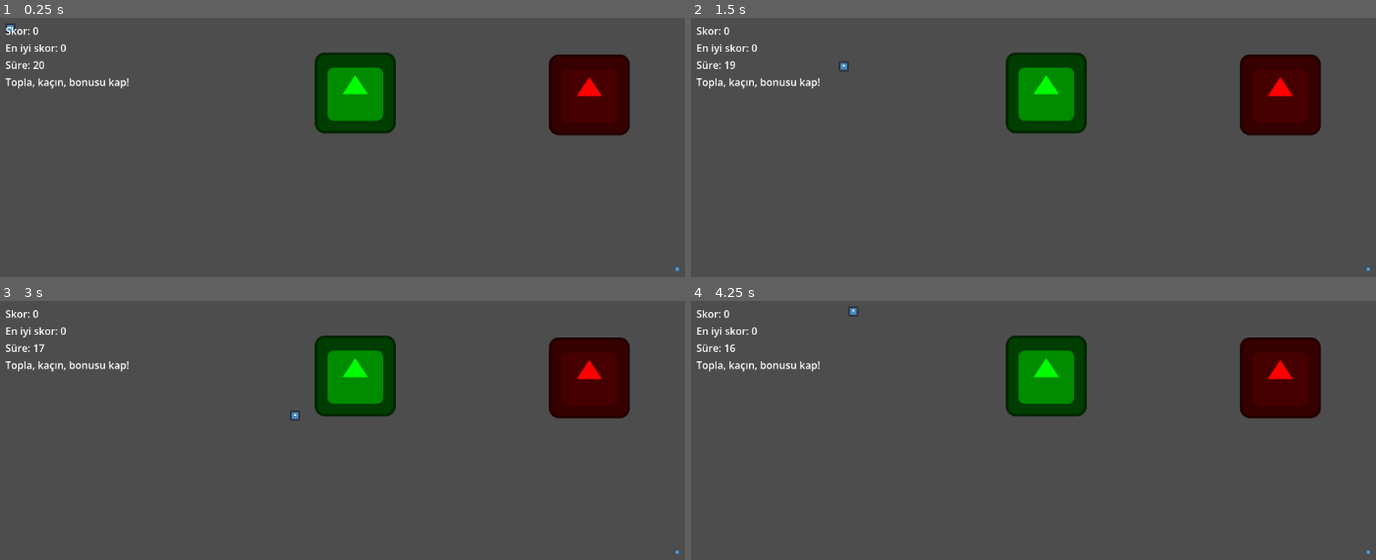
Above: before the commit, frames 1-4 (two rows, left to right).
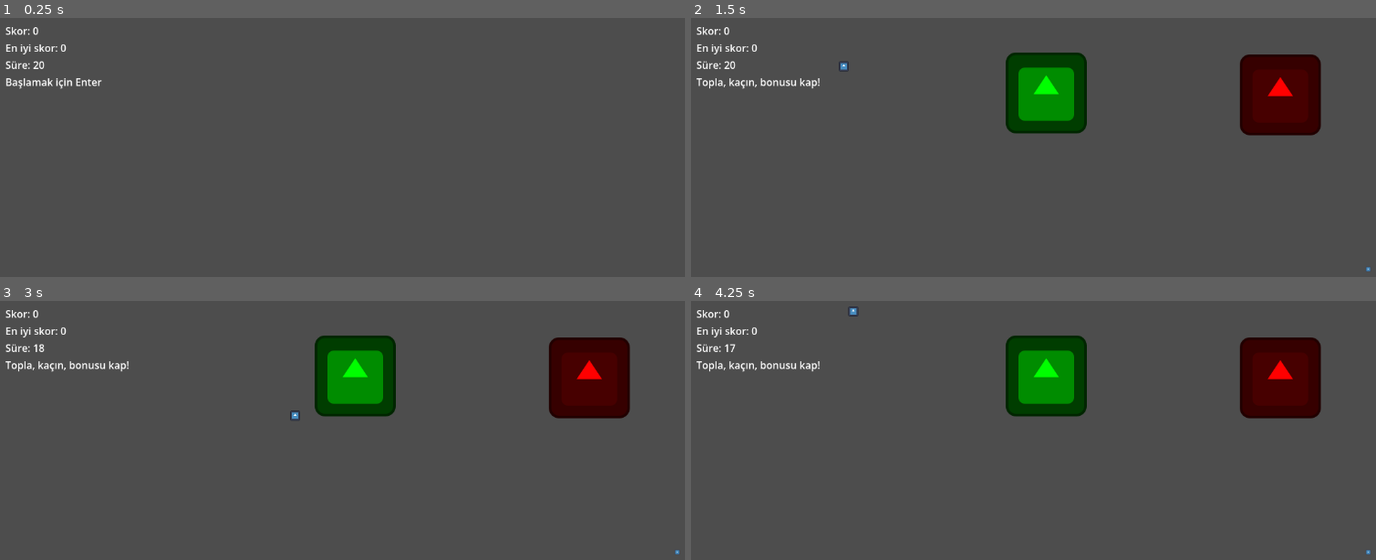
Above: after the commit, the same moments.

Repository: kilicaslanyusuf/week-01-button-test
Game: Godot game, scene res://collector_game.tscn
The game is run twice, just before and just after one commit, with the same random seed, the same clock (stepped at 60 frames per second) and the same inputs. This scene is started directly instead of the project's main scene. The engine's default icon, where the game draws it, is replaced by a stand-in: a white triangle on a blue panel in a dark square.
Inputs:
- Up to frame 1 (0.25 s): no input
- Up to frame 2 (1.5 s): tap Enter (ui_accept) at 0.5, 0.6, 0.77, 1.07, 1.35 s; hold Right (ui_right) 0.53-1.28 s; hold Down (ui_down) from 1.28 s (still down)
- Up to frame 3 (3 s): tap Enter (ui_accept) at 1.52, 1.82, 2, 2.1, 2.75, 2.85 s; release Down (ui_down) at 2.03 s; hold Right (ui_right) 2.03-2.78 s; hold Up (ui_up) from 2.78 s (still down)
- Up to frame 4 (4.25 s): tap Enter (ui_accept) at 3.02, 3.32, 3.6, 3.77, 4.07 s; release Up (ui_up) at 3.53 s; hold Left (ui_left) from 3.53 s (still down)

The runs differ from the first frame. In frame 1, 7.7% of the frame differs, in the area x 0-100%, y 2-98%; in frame 2, less than 0.1%; in frame 3, less than 0.1%; in frame 4, less than 0.1%.

Commit message:
Add start screen flow to collector game

Diff:
--- a/game.gd
+++ b/game.gd
@@ -20,20 +20,37 @@
 
 func _ready():
 	rng.randomize()
-	start_new_game()
+	show_start_screen()
+
+func show_start_screen():
+	score = 0
+	time_left = 20
+	game_active = false
+	game_timer.stop()
+	message_timer.stop()
+	set_world_visible(false)
+	update_ui()
+	status_label.text = "Başlamak için Enter"
 
 func start_new_game():
 	score = 0
 	time_left = 20
 	game_active = true
-	set_default_status()
+	set_world_visible(true)
 
 	move_collectible([])
 	move_hazard([collectible.global_position])
 	move_bonus([collectible.global_position, hazard.global_position])
 
 	update_ui()
+	set_default_status()
 	game_timer.start()
+
+func set_world_visible(is_visible: bool):
+	player.visible = is_visible
+	collectible.visible = is_visible
+	hazard.visible = is_visible
+	bonus.visible = is_visible
 
 func _physics_process(_delta):
 	if game_active:
@@ -97,8 +114,8 @@
 		if score > best_score:
 			best_score = score
 
+		update_ui()
 		show_temp_status("Topladın!")
-		update_ui()
 		move_collectible([hazard.global_position, bonus.global_position])
 
 func check_hazard():
@@ -108,8 +125,8 @@
 		if time_left < 0:
 			time_left = 0
 
+		update_ui()
 		show_temp_status("Çarptın! -3 saniye")
-		update_ui()
 		move_hazard([collectible.global_position, bonus.global_position])
 
 		if time_left <= 0:
@@ -117,9 +134,9 @@
 
 func check_bonus():
 	if player.global_position.distance_to(bonus.global_position) < 25:
-		time_left+=2
+		time_left += 2
+		update_ui()
 		show_temp_status("Bonus! +2 saniye")
-		update_ui()
 		move_bonus([collectible.global_position, hazard.global_position])
 
 func _on_game_timer_timeout():
@@ -136,10 +153,11 @@
 	game_active = false
 	game_timer.stop()
 	message_timer.stop()
+	set_world_visible(true)
 
 	if score <= 4:
-		status_label.text = "Zayıf tur. Enter ile tekrar dene."
+		status_label.text = "Bitti. Skor: %d | Zayıf tur. Enter ile tekrar dene." % score
 	elif score <= 9:
-		status_label.text = "İdare eder. Enter ile tekrar dene."
+		status_label.text = "Bitti. Skor: %d | İdare eder. Enter ile tekrar dene." % score
 	else:
-		status_label.text = "Güzel tur! Enter ile tekrar dene."
+		status_label.text = "Bitti. Skor: %d | Güzel tur! Enter ile tekrar dene." % score
